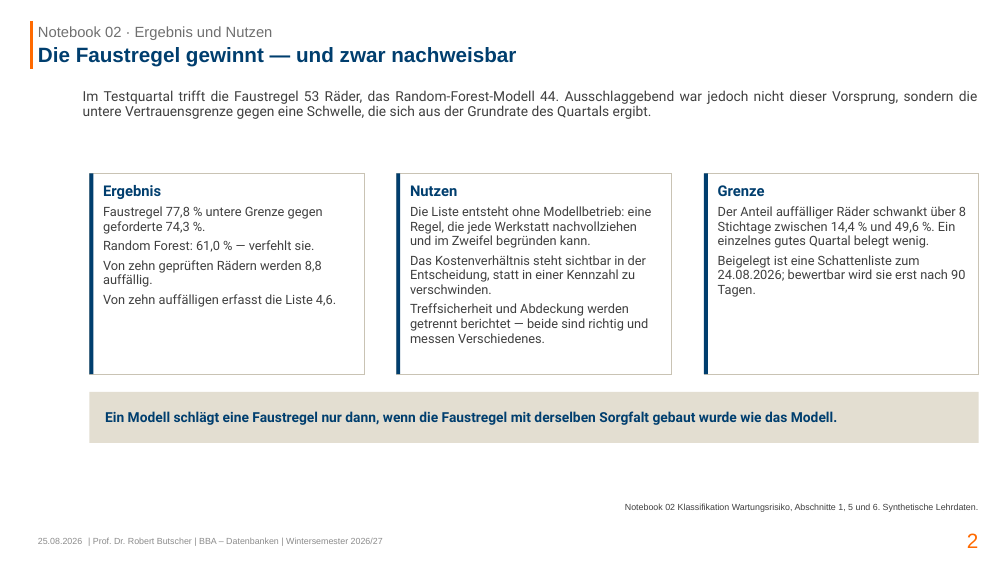
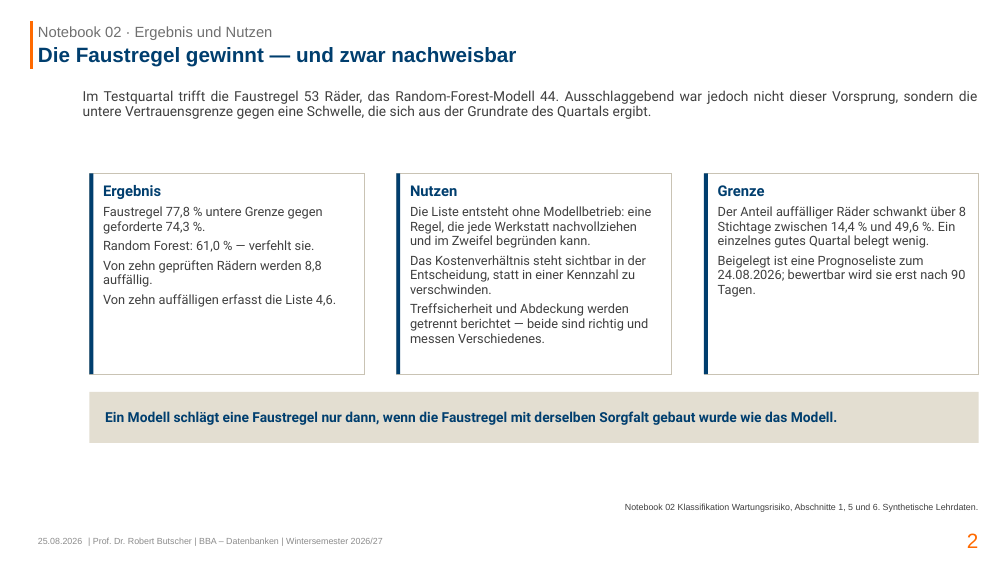
Before and after one commit to swrobuts/velocity-fallstudie, a slide deck: slide 2 of slides/usecases/02_Wartungsrisiko.pptx. Drawn at 1008x567 pixels with LibreOffice and Linux fonts; fonts in the diff are those of the drawing. Boxes give left, top, right and bottom in pixels: in the first picture for what was removed or moved away, otherwise in the second. Text is boxed around its words. In the diff, an @@ line names an element or a change of style, - is before the commit and + after.

```diff
--- a/slides/usecases/02_Wartungsrisiko.pptx
+++ b/slides/usecases/02_Wartungsrisiko.pptx
@@ text at (718,255,965,297): text changed @@
-Beigelegt ist eine Schattenliste zum 24.08.2026; bewertbar wird sie erst nach 90 Tagen.
+Beigelegt ist eine Prognoseliste zum 24.08.2026; bewertbar wird sie erst nach 90 Tagen.
```
Also in this commit, not shown: 22 other files.
